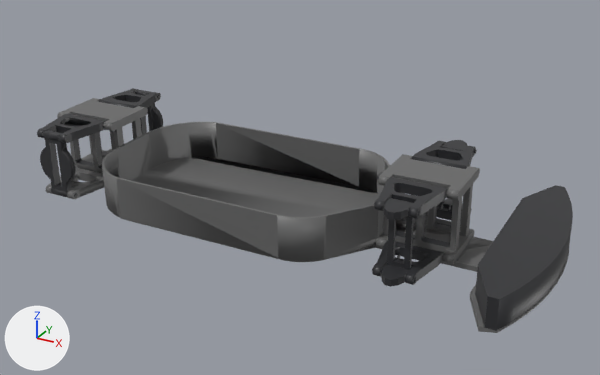
Two versions of the COLLADA model src/ackermann_vehicle/ackermann_vehicle_description/meshes/chassis.dae, one commit apart.
The view is the same before and after, from a camera (50 mm lens) standing at (0.464, -0.729, 0.38) and looking at (0.066, -0.004, 0.017). The axes (+X, +Y, +Z) are drawn at lower left. The lights are the same throughout. Where no turn or scale is listed for an object, it has been applied to the vertices.

The scene before the commit, as lines of its bpy script (objects in view):
```python
me_back = bpy.data.meshes.new('back')
me_back.from_pydata(...)  # 2692 vertices, 3540 faces; spans x -0.039..0.039, y -0.093..0.086, z -0.048..0.036
me_back.materials.append(mat_bumper)  # black #2e2f32
me_base = bpy.data.meshes.new('base')
me_base.from_pydata(...)  # 2535 vertices, 4173 faces; spans x -0.205..0.395, y -0.124..0.132, z -0.027..0.058
me_base.materials.append(mat_black)  # dark grey #686868
me_bump = bpy.data.meshes.new('bump')
me_bump.from_pydata(...)  # 36 vertices, 51 faces; spans x -0.042..0.021, y -0.127..0.128, z -0.017..0.019
me_bump.materials.append(mat_bumper)  # black #2e2f32
ob_back = bpy.data.objects.new('back', me_back)
ob_back.location = (-0.2084, 0.0023, 0.0266)
ob_base = bpy.data.objects.new('base', me_base)
ob_base.location = (-0.0468, 0.0028, 0.0043)
ob_bump = bpy.data.objects.new('bump', me_bump)
ob_bump.location = (0.3265, 0.0059, -0.0006)
# also in view: 'front' at (0.2, 0.005, 0.021)
```
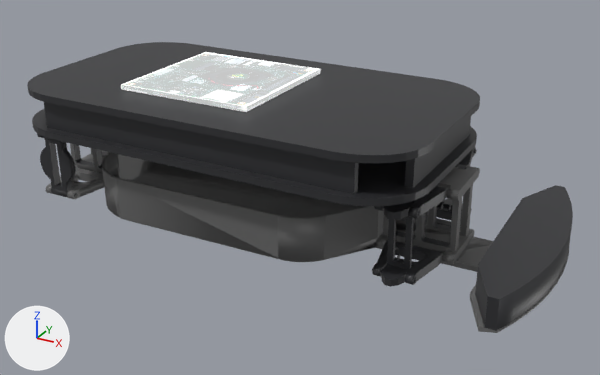
Boxes [x1, y1, x2, y2] around the edits, measured in the pictures (600 x 375 px):
'substain_up', added
    after: [27, 42, 480, 163]
'substain_base', added (black)
    after: [32, 102, 477, 206]
'Cube', added
    after: [121, 52, 320, 112]
'back', unchanged, covered by the edit
    before: [37, 88, 163, 198]
    after: [37, 133, 108, 198]

What changed in the scene script:
```text
Add img_tk1_jpg:
    img_tk1_jpg = load_image('tk1.jpg', 'tk1.jpg', 1000, 1000, 'sRGB')
Add mat_tk1:
    mat_tk1 = principled_material('tk1')
    mat_tk1.texture = img_tk1_jpg
    mat_tk1.roughness = 0.44
    mat_tk1.emission_color = (0.52, 0.52, 0.52)  # light grey #bfbfbf
    mat_tk1.emission_strength = 1.0
Add me_cube_001:
    me_cube_001.from_pydata(...)  # a box spanning x -0.078..0.078, y -0.078..0.078, z -0.003..0.003
    me_cube_001.materials.append(mat_tk1)  # picture img_tk1_jpg
Add me_mesh:
    me_mesh.from_pydata(...)  # 4120 vertices, 8236 faces; spans x -0.234..0.234, y -0.127..0.127, z -0.004..0.039
    me_mesh.materials.append(mat_bumper)  # black #2e2f32
Add me_mesh_001:
    me_mesh_001.from_pydata(...)  # 3848 vertices, 7692 faces; spans x -0.234..0.234, y -0.127..0.127, z -0.004..0.004
    me_mesh_001.materials.append(mat_bumper)  # black #2e2f32
Add ob_cube:
    ob_cube = bpy.data.objects.new('Cube', me_cube_001)
    ob_cube.location = (-0.031, 0.0, 0.1243)
Add ob_substain_base:
    ob_substain_base = bpy.data.objects.new('substain_base', me_mesh)
    ob_substain_base.location = (0.0, 0.0, 0.075)
Add ob_substain_up:
    ob_substain_up = bpy.data.objects.new('substain_up', me_mesh_001)
    ob_substain_up.location = (0.0, 0.0, 0.1156)
```
